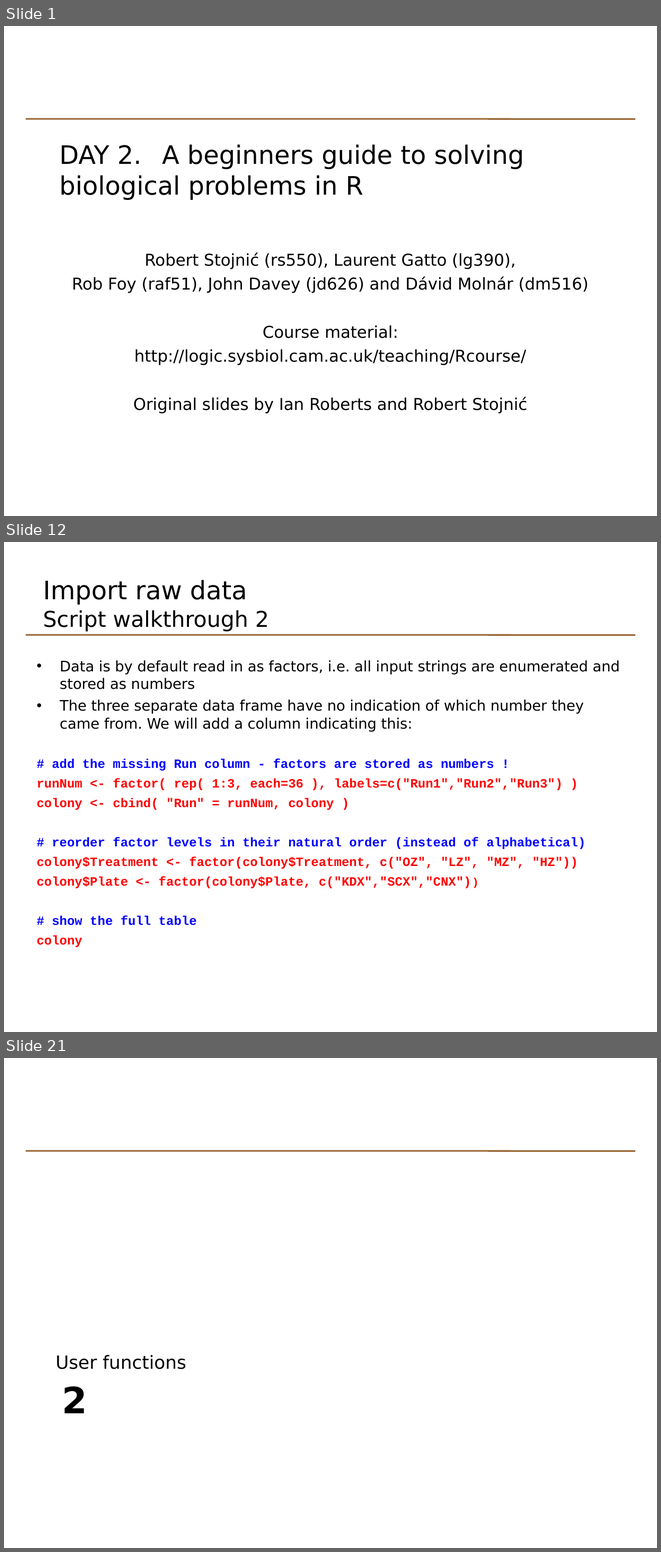
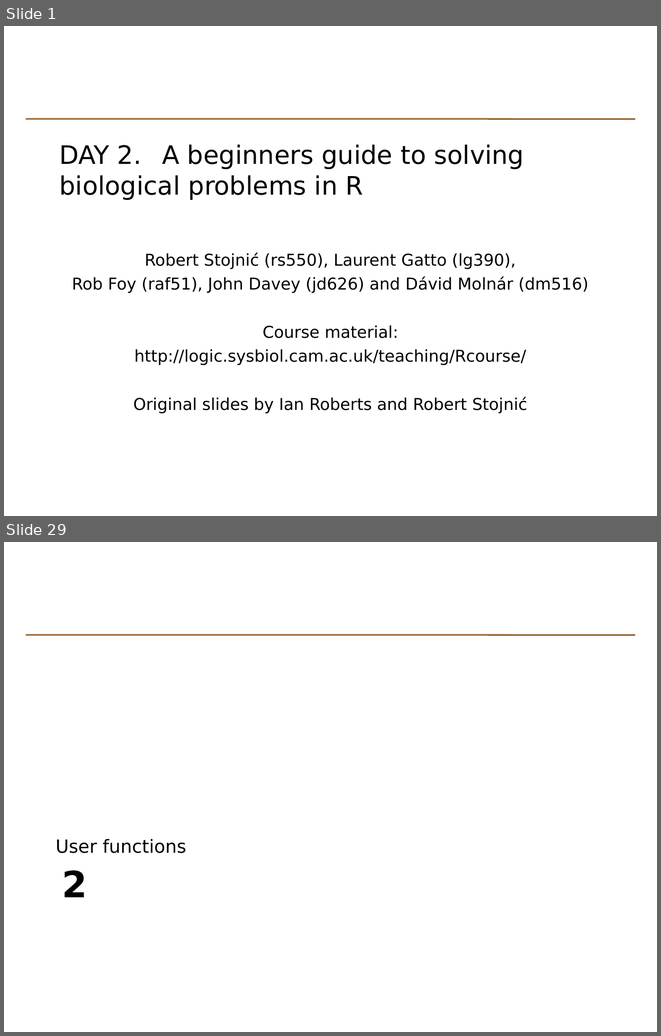
Before and after one commit to johnomics/basicr, a slide deck: Basic_R_Day_2_slides.odp. Shown one above the other, each under a label of ours: slides 1, 12 and 21 before the commit, slides 1 and 29 after it; the slides between them are not shown. The pictures are 661x1552 and 661x1036 pixels, drawn with LibreOffice and Linux fonts; fonts in the diff are those of the drawing. Boxes give left, top, right and bottom in pixels: in the first picture for what was removed or moved away, otherwise in the second. Text is boxed around its words. In the diff, an @@ line names an element or a change of style, - is before the commit and + after.

Commit message:
Rewrite of colony exercise

```diff
--- a/Basic_R_Day_2_slides.odp
+++ b/Basic_R_Day_2_slides.odp
@@ slide 12 removed at [4, 542, 657, 1032], background #FFFFFF; not listed: 1 template element that a slide beside it also shows @@
@@ text removed at [43, 580, 269, 632] @@
-Import raw data
-Script walkthrough 2
@@ text removed at [37, 660, 620, 947] @@
-• Data is by default read in as factors, i.e. all input strings are enumerated and stored as numbers
-• The three separate data frame have no indication of which number they came from. We will add a column indicating this:
-# add the missing Run column - factors are stored as numbers !
-runNum <- factor( rep( 1:3, each=36 ), labels=c("Run1","Run2","Run3") )
-colony <- cbind( "Run" = runNum, colony )
-# reorder factor levels in their natural order (instead of alphabetical)
-colony$Treatment <- factor(colony$Treatment, c("OZ", "LZ", "MZ", "HZ"))
-colony$Plate <- factor(colony$Plate, c("KDX","SCX","CNX"))
-# show the full table
-colony
@@ what was slide 21 is now slide 29 @@
```
Also in this commit, not shown: 4 slides changed, 23 slides added, 14 other slides removed, 14 other files.
